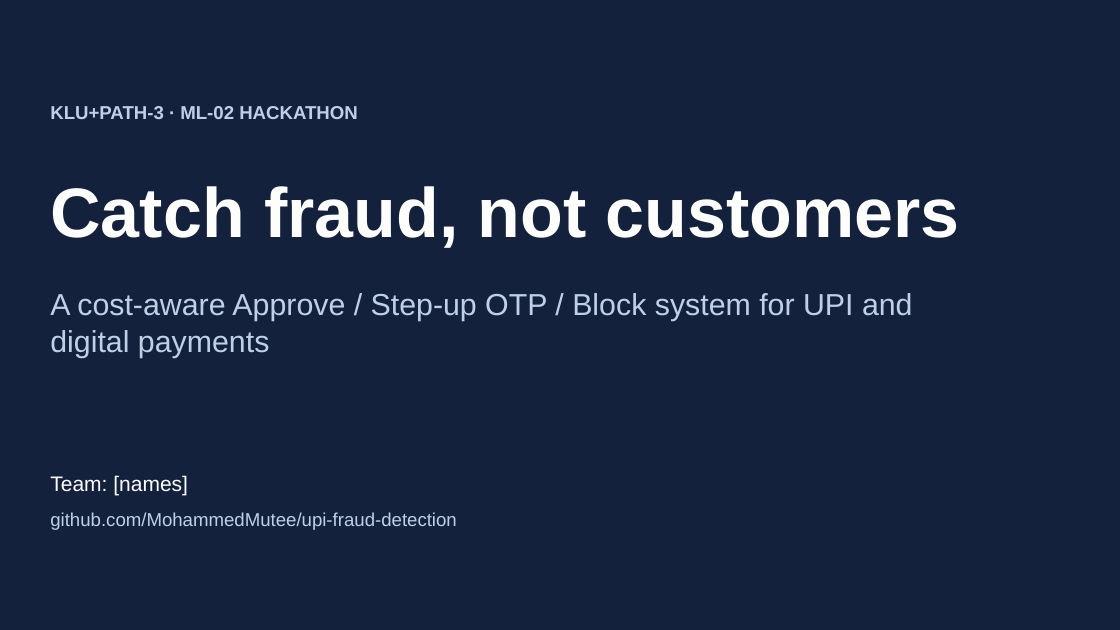
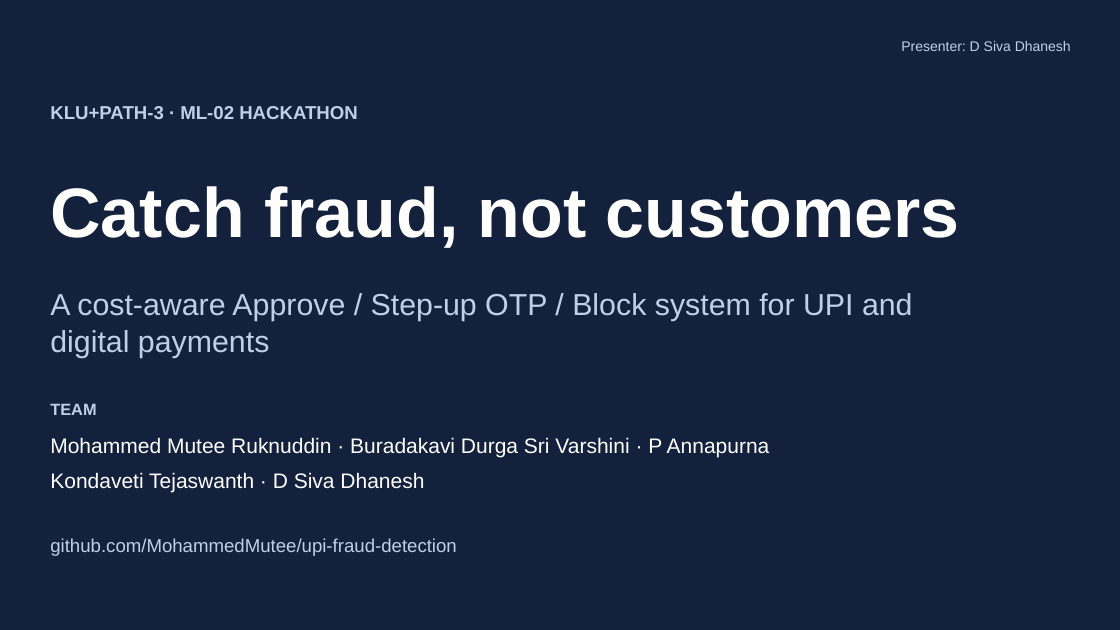
Before and after one commit to MohammedMutee/upi-fraud-detection, a slide deck: slide 1 of presentation/fraud_detection_deck.pptx. Drawn at 1120x630 pixels with LibreOffice and Linux fonts; fonts in the diff are those of the drawing. Boxes give left, top, right and bottom in pixels: in the first picture for what was removed or moved away, otherwise in the second. Text is boxed around its words. In the diff, an @@ line names an element or a change of style, - is before the commit and + after.

```diff
--- a/presentation/fraud_detection_deck.pptx
+++ b/presentation/fraud_detection_deck.pptx
@@ text added at box(901, 41, 1071, 51), 12 pt, text #BFD0E6 @@
+Presenter: D Siva Dhanesh
@@ text at box(50, 403, 96, 415): text changed; size 18 to 14 pt; text colour #FDFDFB to #BFD0E6; bold on @@
-Team: [names]
+TEAM
@@ text added at box(50, 437, 770, 492), 18 pt, text #FDFDFB @@
+Mohammed Mutee Ruknuddin · Buradakavi Durga Sri Varshini · P Annapurna
+Kondaveti Tejaswanth · D Siva Dhanesh
@@ text "github.com/MohammedMutee/upi-fraud-detection": place and size @@
-text "github.com/MohammedMutee/upi-fraud-detection" at box(50, 512, 456, 530)
+text "github.com/MohammedMutee/upi-fraud-detection" at box(50, 538, 456, 556)
```
Also in this commit, not shown: 14 other slides changed, 14 other files.
